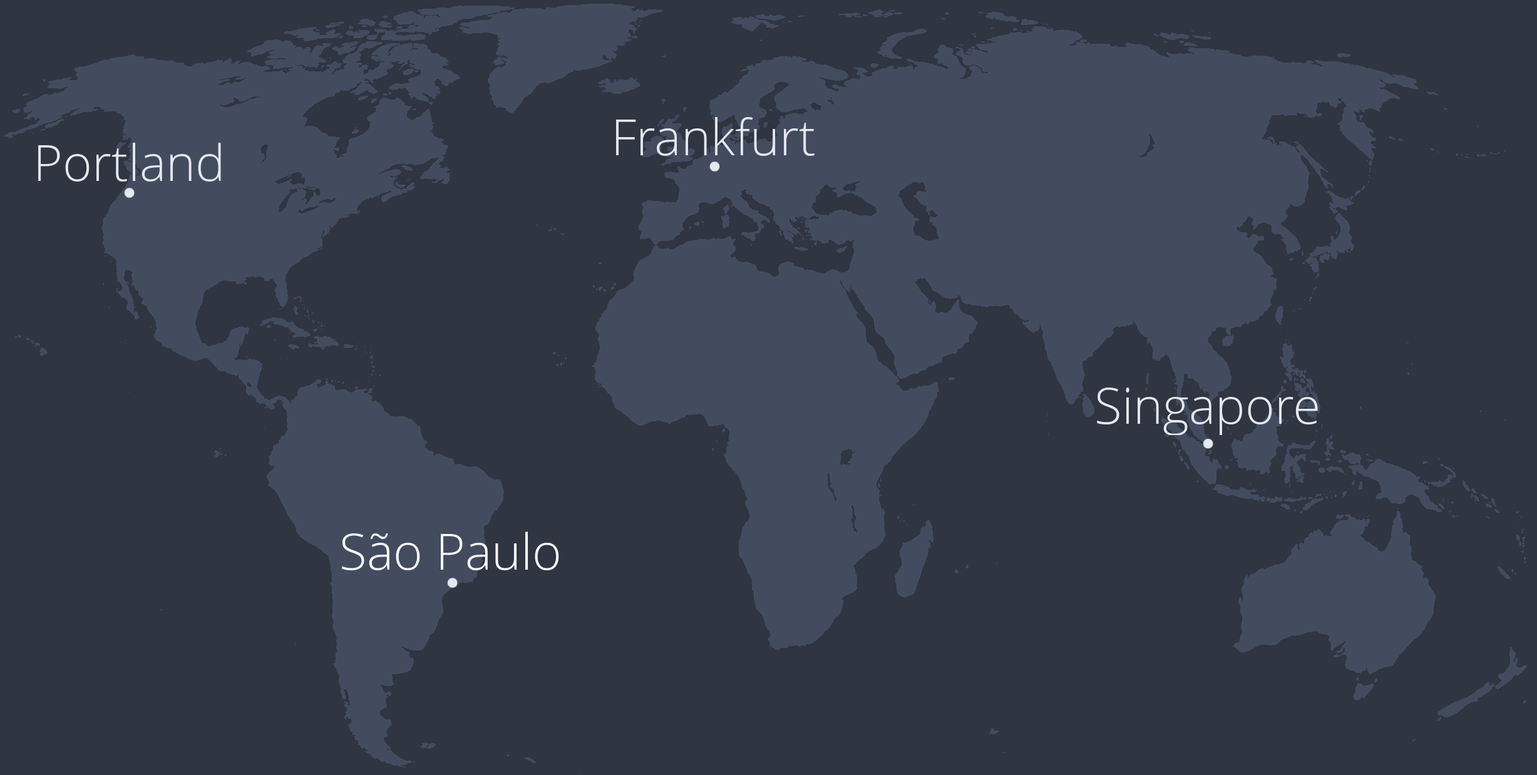
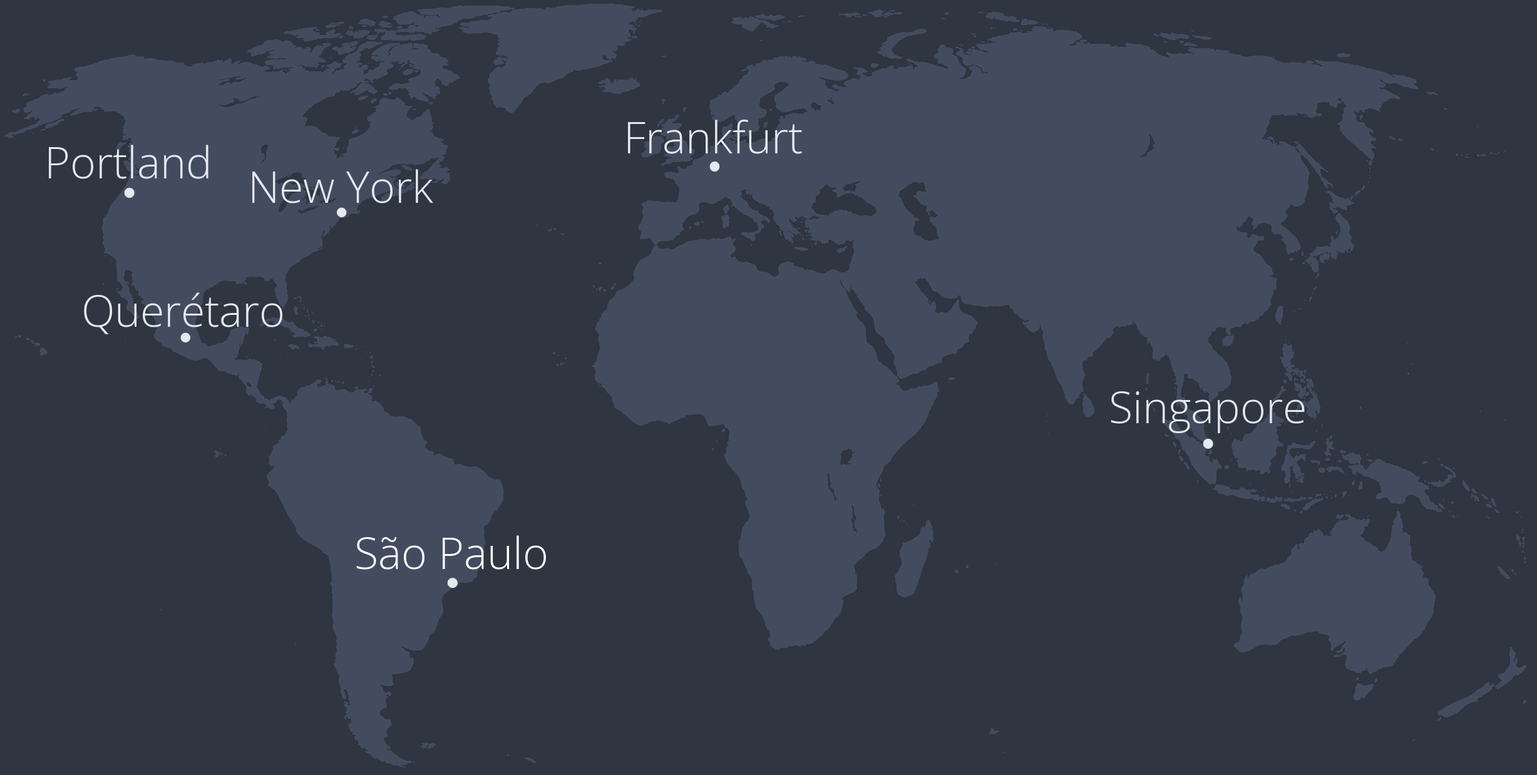
Two versions of the same layered image (1537x775). Layer-by-layer changes:
painted on "points" over [124, 161, 1214, 588]
added layer "Querétaro" above "New York" over [83, 292, 283, 335]
added layer "New York" above "Singapore" over [252, 169, 434, 204]
painted on "Singapore" over [1096, 387, 1318, 436]
painted on "Frankfurt" over [616, 117, 815, 156]
painted on "São Paulo" over [341, 531, 560, 571]
painted on "Portland" over [38, 142, 222, 182]
